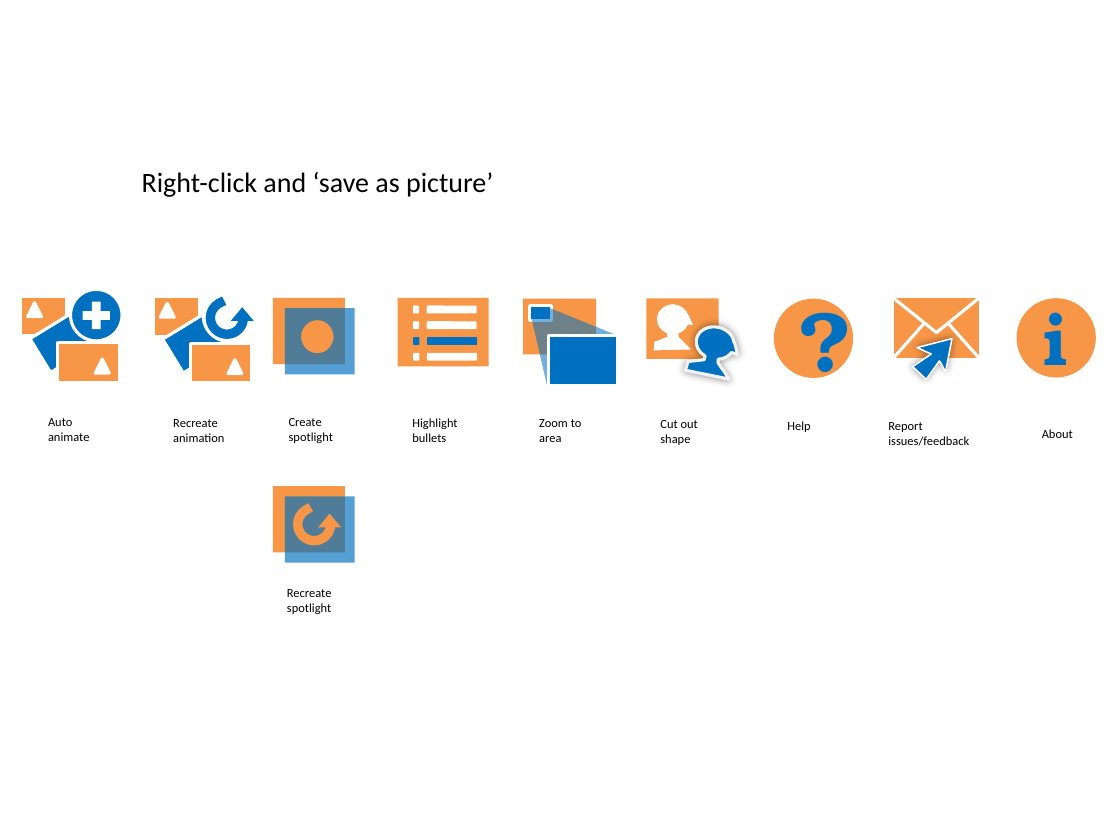
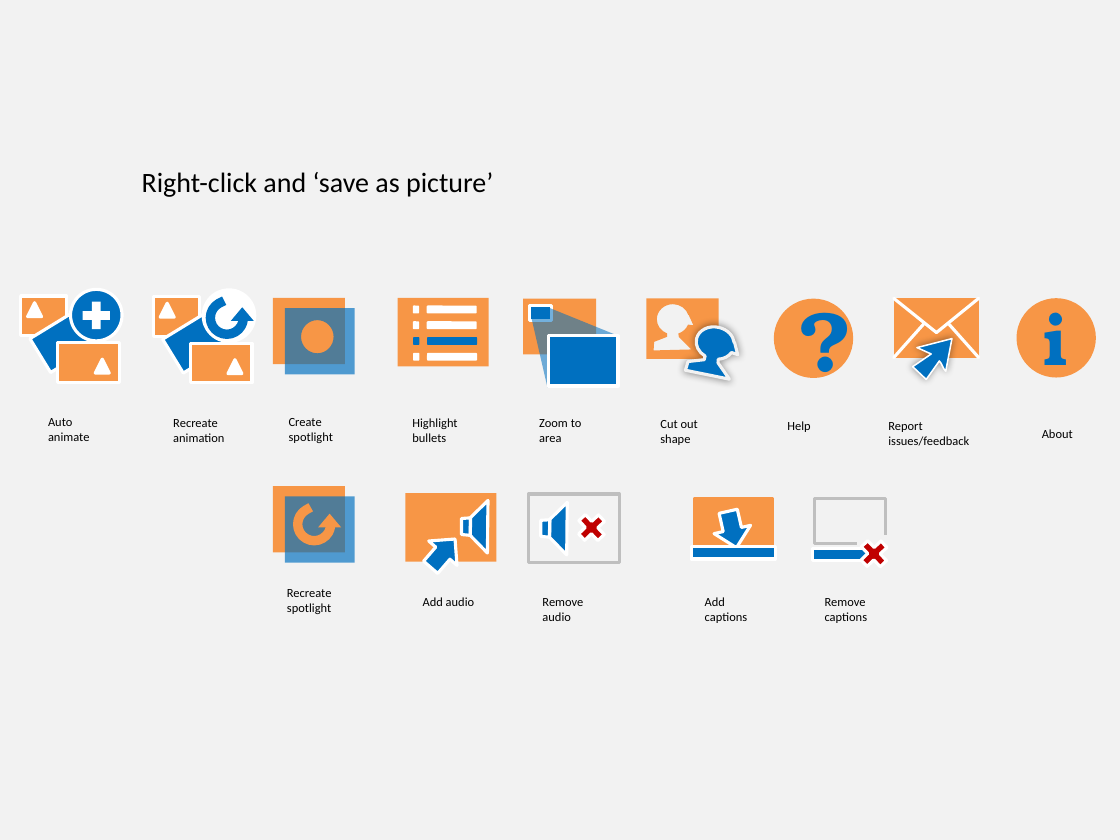
Before and after one commit to PowerPointLabs/PowerPointLabs, a slide deck: slide 1 of doc/Icons.pptx. Drawn at 1120x840 pixels with LibreOffice and Linux fonts; fonts in the diff are those of the drawing. Boxes give left, top, right and bottom in pixels: in the first picture for what was removed or moved away, otherwise in the second. Text is boxed around its words. In the diff, an @@ line names an element or a change of style, - is before the commit and + after.

Commit message:
Issue 160: Create icons for auto narrate and auto captions Update Issue 160

```diff
--- a/doc/Icons.pptx
+++ b/doc/Icons.pptx
@@ background #FFFFFF to #F2F2F2 @@
@@ rectangle added at box(405, 493, 496, 561), fill #F79646 @@
@@ freeform shape added at box(461, 501, 488, 553), fill #0070C0, outline #FFFFFF 2 pt @@
@@ rectangle added at box(529, 494, 619, 562), outline #BFBFBF 2 pt @@
@@ freeform shape added at box(541, 503, 568, 556), fill #0070C0, outline #FFFFFF 2 pt @@
@@ plus sign added at box(566, 501, 618, 553), fill #C00000, outline #FFFFFF 2 pt @@
@@ rectangle added at box(694, 500, 773, 547), fill #F79646, outline #F79646 2 pt @@
@@ right arrow added at box(710, 507, 754, 551), fill #0070C0, outline #FFFFFF 2 pt @@
@@ freeform shape added at box(814, 498, 885, 543), outline #BFBFBF 2 pt @@
@@ right arrow added at box(417, 527, 469, 579), fill #0070C0, outline #FFFFFF 2 pt @@
@@ plus sign added at box(848, 528, 900, 580), fill #C00000, outline #FFFFFF 2 pt @@
@@ rectangle added at box(691, 547, 775, 559), fill #0070C0, outline #FFFFFF 2 pt @@
@@ rectangle added at box(813, 549, 872, 560), fill #0070C0, outline #FFFFFF 2 pt @@
@@ text added at box(423, 597, 474, 606), 8 pt, text #000000 @@
+Add audio
@@ text added at box(542, 598, 583, 621), 8 pt, text #000000 @@
+Remove audio
@@ text added at box(705, 597, 748, 623), 8 pt, text #000000 @@
+Add captions
@@ text added at box(825, 598, 868, 623), 8 pt, text #000000 @@
+Remove captions
```
